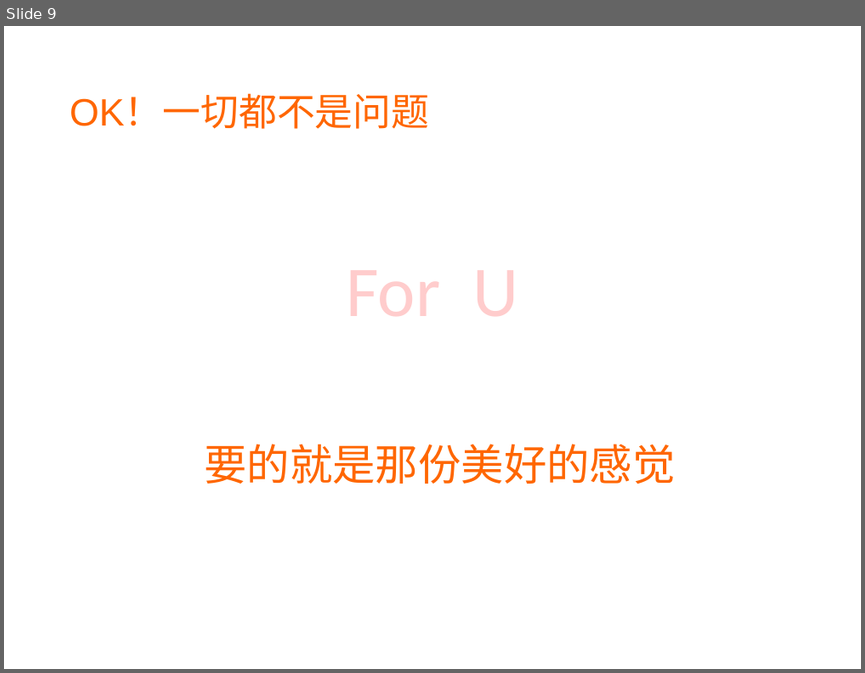
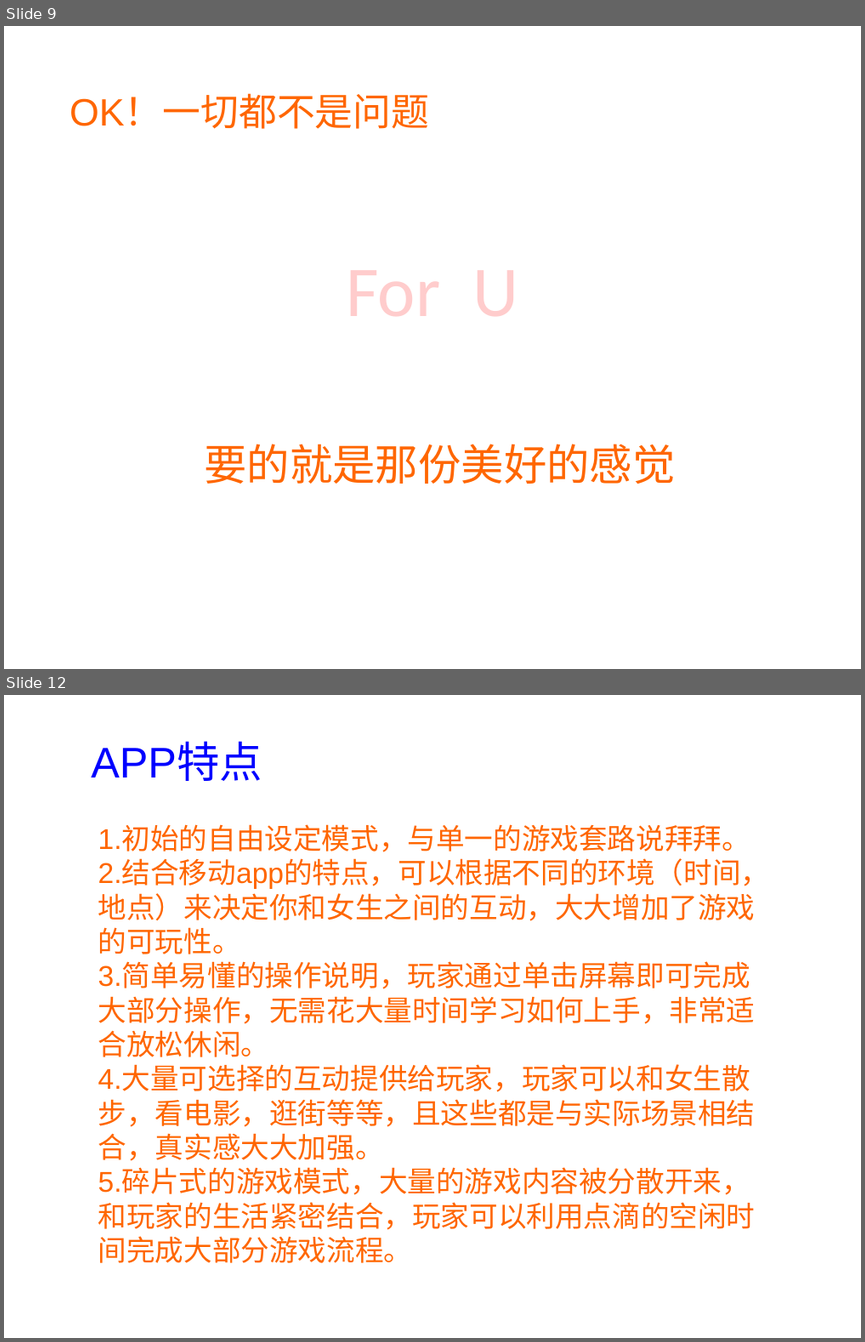
Before and after one commit to sx1989827/teambition, a slide deck: document/商业计划书.ppt. Shown one above the other, each under a label of ours: slide 9 before the commit, slides 9 and 12 after it; the slides between them are not shown. The pictures are 865x673 and 865x1342 pixels, drawn with LibreOffice and Linux fonts; fonts in the diff are those of the drawing. Boxes give left, top, right and bottom in pixels: in the first picture for what was removed or moved away, otherwise in the second. Text is boxed around its words. In the diff, an @@ line names an element or a change of style, - is before the commit and + after.

```diff
--- a/document/商业计划书.ppt
+++ b/document/商业计划书.ppt
@@ slide 12 added at (4,695,861,1338), background #FFFFFF @@
@@ text added at (91,743,262,781), 36 pt, text #0000FF @@
+APP特点
@@ text added at (98,826,770,1263), 24 pt, text #FF6600 @@
+1.初始的自由设定模式，与单一的游戏套路说拜拜。
+2.结合移动app的特点，可以根据不同的环境（时间，地点）来决定你和女生之间的互动，大大增加了游戏的可玩性。
+3.简单易懂的操作说明，玩家通过单击屏幕即可完成大部分操作，无需花大量时间学习如何上手，非常适合放松休闲。
+4.大量可选择的互动提供给玩家，玩家可以和女生散步，看电影，逛街等等，且这些都是与实际场景相结合，真实感大大加强。
+5.碎片式的游戏模式，大量的游戏内容被分散开来，和玩家的生活紧密结合，玩家可以利用点滴的空闲时间完成大部分游戏流程。
```
Also in this commit, not shown: 1 slide changed, 10 other slides added.
